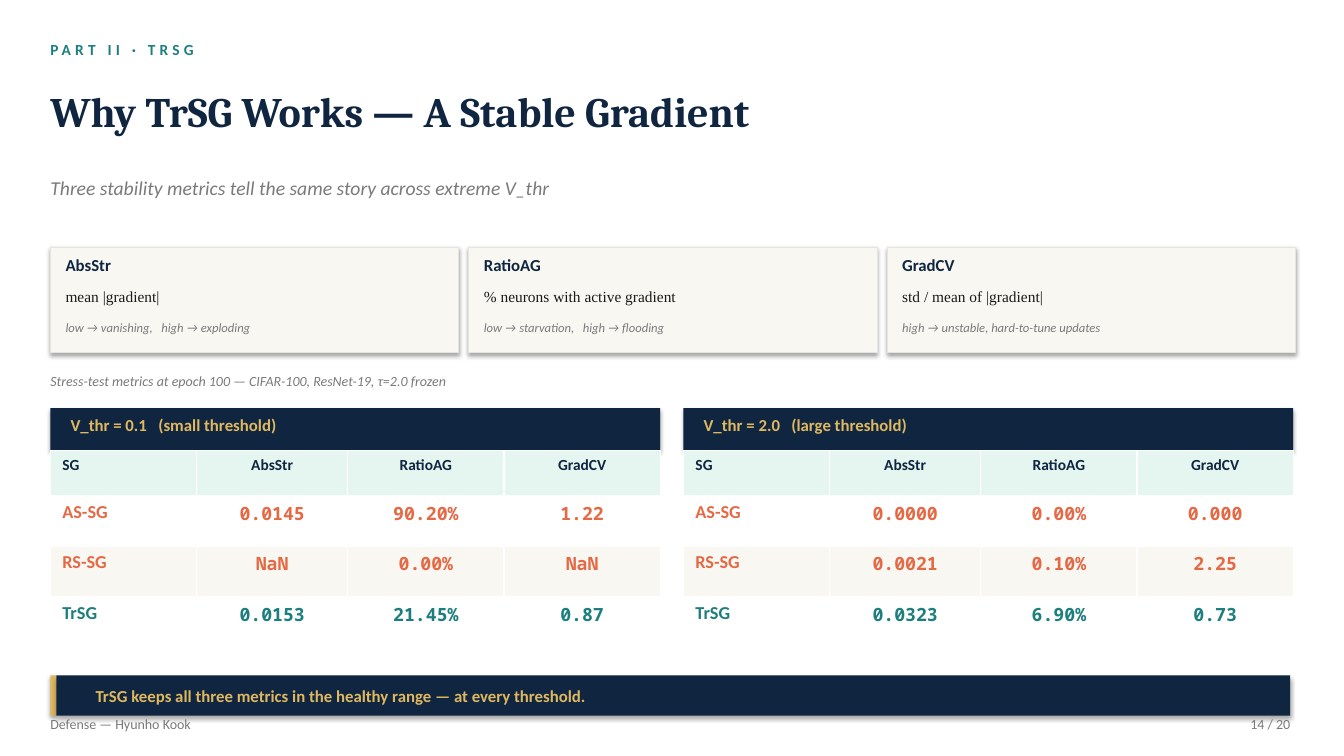
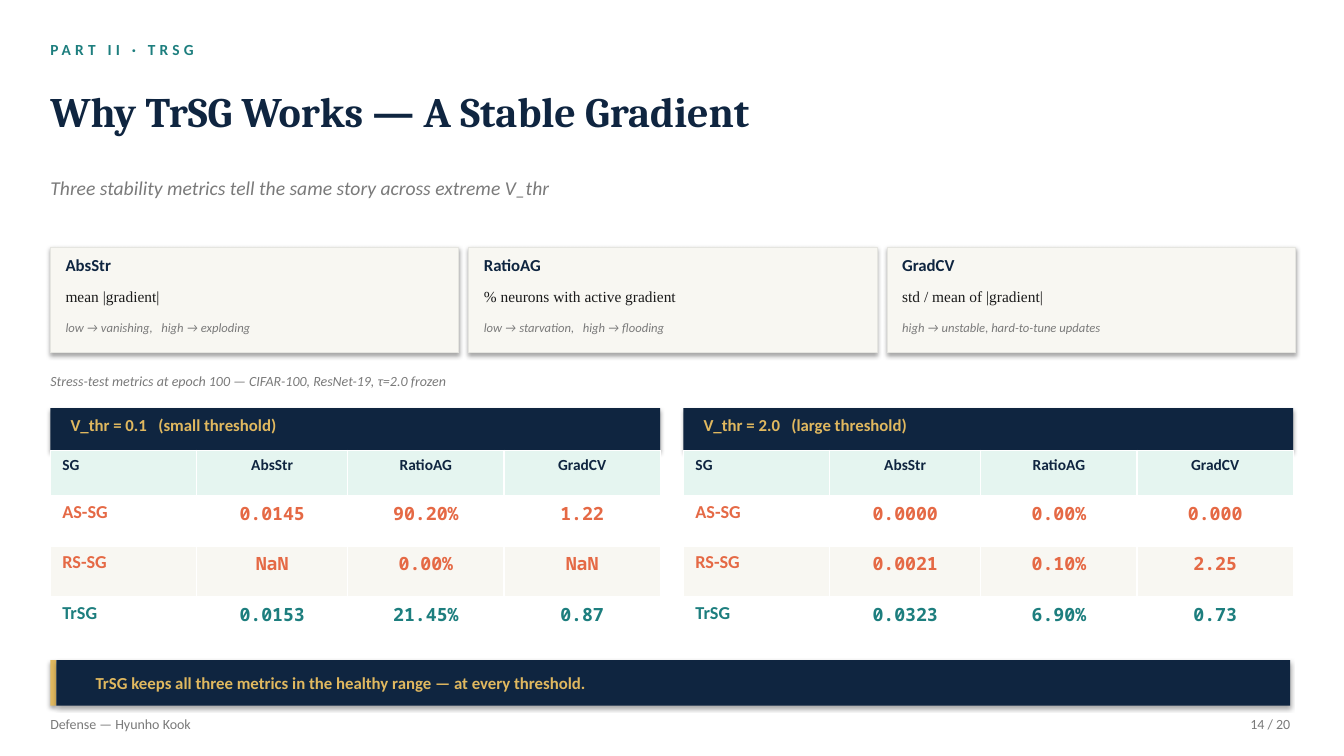
Before and after one commit to kookhh0827/POSTECH_thesis_template_latex, a slide deck: slide 14 of Hyunho_Kook_Master_Defense.pptx. Drawn at 1344x756 pixels with LibreOffice and Linux fonts; fonts in the diff are those of the drawing. Boxes give left, top, right and bottom in pixels: in the first picture for what was removed or moved away, otherwise in the second. Text is boxed around its words. In the diff, an @@ line names an element or a change of style, - is before the commit and + after.

```diff
--- a/Hyunho_Kook_Master_Defense.pptx
+++ b/Hyunho_Kook_Master_Defense.pptx
@@ rectangle: place and size @@
-rectangle at (50, 676, 56, 716)
+rectangle at (50, 660, 56, 706)
@@ rectangle: place and size @@
-rectangle at (56, 676, 1291, 716)
+rectangle at (56, 660, 1291, 706)
@@ text "TrSG keeps all three metrics ...": place and size @@
-text "TrSG keeps all three metrics ..." at (96, 690, 585, 705)
+text "TrSG keeps all three metrics ..." at (96, 677, 585, 692)
```
Also in this commit, not shown: 11 other slides changed, 2 other files.
